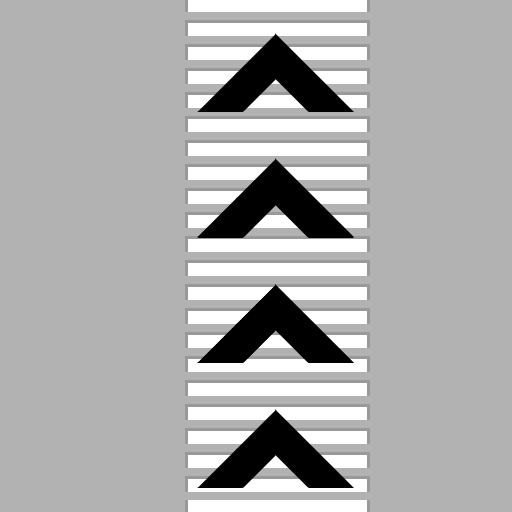
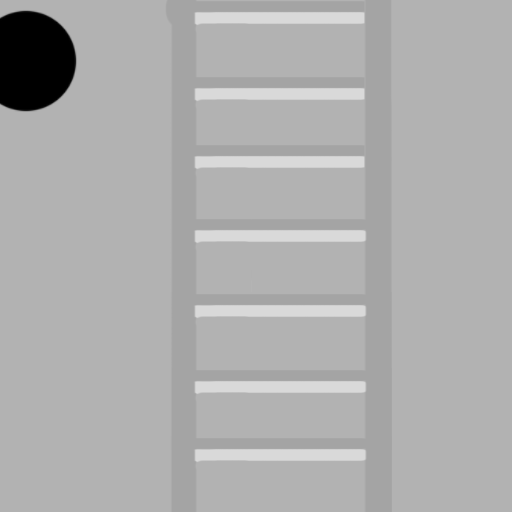
The second (512, 512) image is a revision of the first. Changes to its layers:
added layer "Layer 4 copy" above "Layer 6" over [0, 10, 77, 112]
added layer "Layer 6" above "Layer 5" over [165, 0, 392, 512]
added layer "Layer 5" above "Group 1" over [0, 0, 392, 512]
moved "Layer 3" into group "Group 1" over [185, 0, 370, 512]
moved "Layer 2 copy" into group "Group 1" over [0, 0, 392, 512]
hid "Layer 1", moved it into group "Group 1" over [197, 33, 354, 488]
